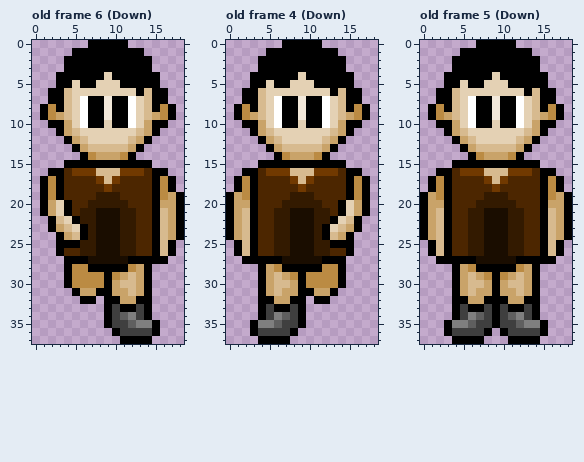
Two versions of one pixel-art file, client/assets/player2.ase. Above is the file before it was changed.
19x38 pixels, 12 frames. Shown: old frame 6 (Down), old frame 4 (Down), old frame 5 (Down).
Now the later version:
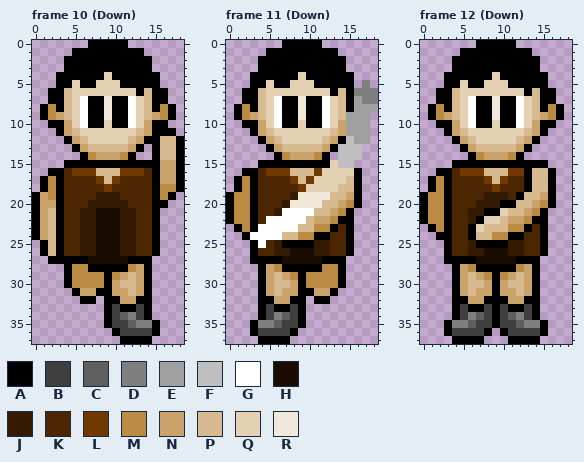
Palette (. is transparent): A #000000  B #3f3f3f  C #5f5f5f  D #7f7f7f  E #9f9f9f  F #bfbfbf  G #ffffff  H #1a0d00  J #331a00  K #4c2600  L #713900  M #bb8b43  N #c9a369  P #d7ba8f  Q #e4d1b4  R #f2e8da
A new or re-ordered frame is compared with the old frame closest to it.
From old to new:
frames 12 -> 24
layer "Effect" added
--- frame 10 (Down) is new; against old frame 6 (Down), layer "Arms"
@@ x 0..18 @@
 10 ..AANQGAAQAAGQNAA..
-11 ...ANPQQQQQQQPNA...
-12 ....ANPQQQQQPNA....
-13 .....ANPPPPPNA.....
-14 ......AMNNNMA......
-15 ....AAAAAAAAAAA....
-16 ..AAKLLLPPPLLLKAA..
-17 .AMAKKKKLPLKKKKAMA.
-18 .AMAKKKKKLKKKKKAMA.
-19 .AMAKKKKJJJKKKKAMNA
-20 .ANQAKKJJJJJKKKANNA
-21 .ANQAKJJHHHJJKKAPNA
-22 ..APQAJJHHHJJKKAPNA
-23 ..ANPQAJHHHJJKKAPNA
-24 ...ANPAJHHHJJKKAPNA
-25 ...AAAJJHHHJJKKAPA.
-26 ...AKKJJHHHJJKKAPA.
-27 ....AAAHHHHHAAAAA..
+11 ...ANPQQQQQQQPNAAA.
+12 ....ANPQQQQQPNAAPPA
+13 .....ANPPPPPNA.APPA
+14 ......AMNNNMA..APPA
+15 ....AAAAAAAAAAAANNA
+16 ..AAKLLLPPPLLLKANNA
+17 .AMAKKKKLPLKKKKANNA
+18 .AMAKKKKKLKKKKKAMMA
+19 ANMAKKKKJJJKKKKAMA.
+20 ANNAKKKJJJJJKKKAA..
+21 ANPAKKJJHHHJJKKA...
+22 ANPAKKJJHHHJJKKA...
+23 ANPAKKJJHHHJJKKA...
+24 ANPAKKJJHHHJJKKA...
+25 .APAKKJJHHHJJKKA...
+26 .APAKKJJHHHJJKKA...
+27 ..AAAAAHHHHHAAA....
 28 ....AMMAAAAAMNA....
--- frame 11 (Down) is new; against old frame 4 (Down), layers "Effect", "Arms"
@@ x 0..18 @@
  4 ...AAAAAAQAAAAAA...
- 5 ...AAQAAQQQAAAAA...
- 6 ..AAPQQQQQQQQAPAA..
- 7 ..AAPQGAARAAGQPAA..
- 8 .AMAPQGAARAAGQPAMA.
- 9 .AMNPQGAARAAGQPNMA.
-10 ..AANQGAAQAAGQNAA..
-11 ...ANPQQQQQQQPNA...
-12 ....ANPQQQQQPNA....
-13 .....ANPPPPPNA.....
-14 ......AMNNNMA......
-15 ....AAAAAAAAAAA....
-16 ..AAKLLLPPPLLLKAA..
-17 .AMAKKKKLPLKKKKAMA.
-18 .AMAKKKKKLKKKKKAMA.
-19 ANMAKKKKJJJKKKKAMA.
-20 ANNAKKKJJJJJKKAQNA.
-21 ANPAKKJJHHHJJKAQNA.
-22 ANPAKKJJHHHJJAQPA..
-23 ANPAKKJJHHHJAQPNA..
-24 ANPAKKJJHHHJAPNA...
-25 .APAKKJJHHHJJAAA...
-26 .APAKKJJHHHJJKKA...
-27 ..AAAAAHHHHHAAA....
+ 5 ...AAQAAQQQAAAAA.D.
+ 6 ..AAPQQQQQQQQAPADDD
+ 7 ..AAPQGAARAAGQPAEDD
+ 8 .AMAPQGAARAAGQPAEEE
+ 9 .AMNPQGAARAAGQPEEE.
+10 ..AANQGAAQAAGQNEEE.
+11 ...ANPQQQQQQQPNEEE.
+12 ....ANPQQQQQPNAFEE.
+13 .....ANPPPPPNAFFF..
+14 ......AMNNNMA.FFF..
+15 ....AAAAAAAAAQFF...
+16 ..AAKLLLPPPLQQQQA..
+17 .AMAKKKKLPLQQQQPA..
+18 .AMAKKKKKLQQQQPPA..
+19 AMMAKKKKJRRRRPPNA..
+20 AMMAKKKJRRRRPPNMA..
+21 AMMAKKJGGGGPPNMA...
+22 AMMAKGGGGGPNNMAA...
+23 .AMAGGGGGPPMMAKA...
+24 ..AGGGGPPMMAAKKA...
+25 ...AGKJAAAAJJKKA...
+26 ...AKKJJHHHJJKKA...
+27 ...AAAAHHHHHAAA....
 28 ....ANMAAAAAMMA....
--- frame 12 (Down) is new; against old frame 5 (Down), layer "Arms"
@@ x 0..18 @@
 14 ......AMNNNMA......
-15 ....AAAAAAAAAAA....
-16 ..AAKLLLPPPLLLKAA..
-17 .AMAKKKKLPLKKKKAMA.
-18 .AMAKKKKKLKKKKKAMA.
-19 ANMAKKKKJJJKKKKAMNA
-20 ANNAKKKJJJJJKKKANNA
-21 ANPAKKJJHHHJJKKAPNA
-22 ANPAKKJJHHHJJKKAPNA
-23 ANPAKKJJHHHJJKKAPNA
-24 ANPAKKJJHHHJJKKAPNA
-25 .APAKKJJHHHJJKKAPA.
-26 .APAKKJJHHHJJKKAPA.
-27 ..AAAAAHHHHHAAAAA..
+15 ....AAAAAAAAAAAA...
+16 ..AAKLLLPPPLLAPPA..
+17 .AMAKKKKLPLKKAPPA..
+18 .AMAKKKKKLKKKAPPA..
+19 AMMAKKKKJJJKAPPNA..
+20 AMMAKKKJJJAAPPNMA..
+21 AMMAKKJJAAQPPNMA...
+22 AMMAKKJAQQPNNMAA...
+23 .AMAKKAQPPPMMAKA...
+24 ..AAKKAPPMMAAKKA...
+25 ...AKKJAAAAJJKKA...
+26 ...AKKJJHHHJJKKA...
+27 ...AAAAHHHHHAAA....
 28 ....ANMAAAAAMNA....
